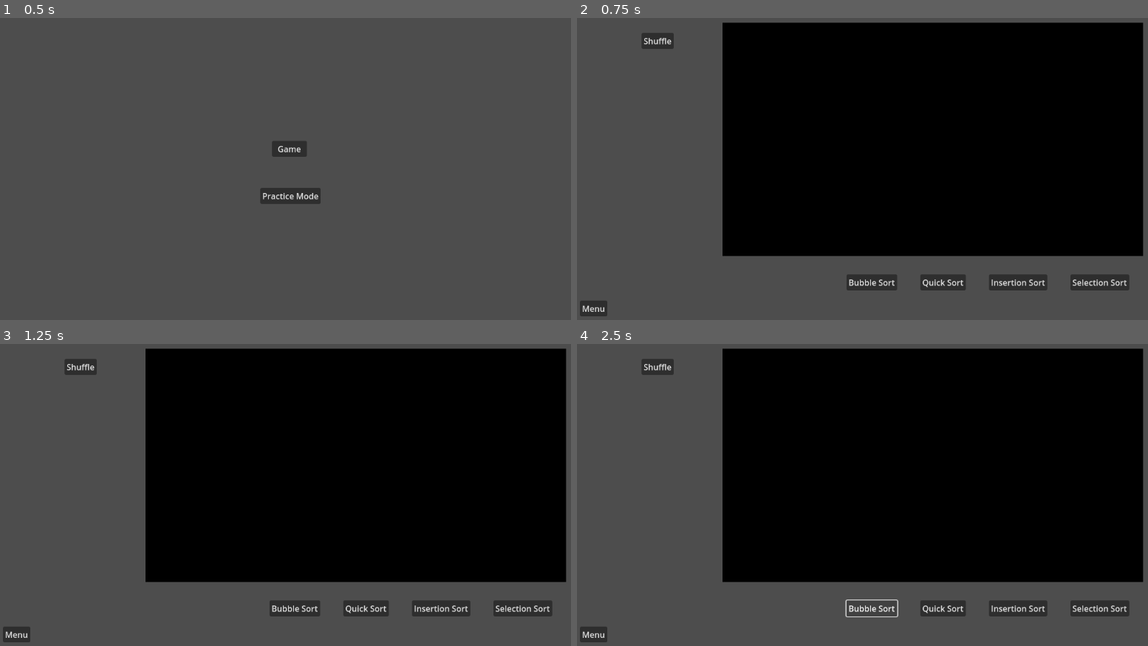
Above: before the commit, frames 1-4 (two rows, left to right).
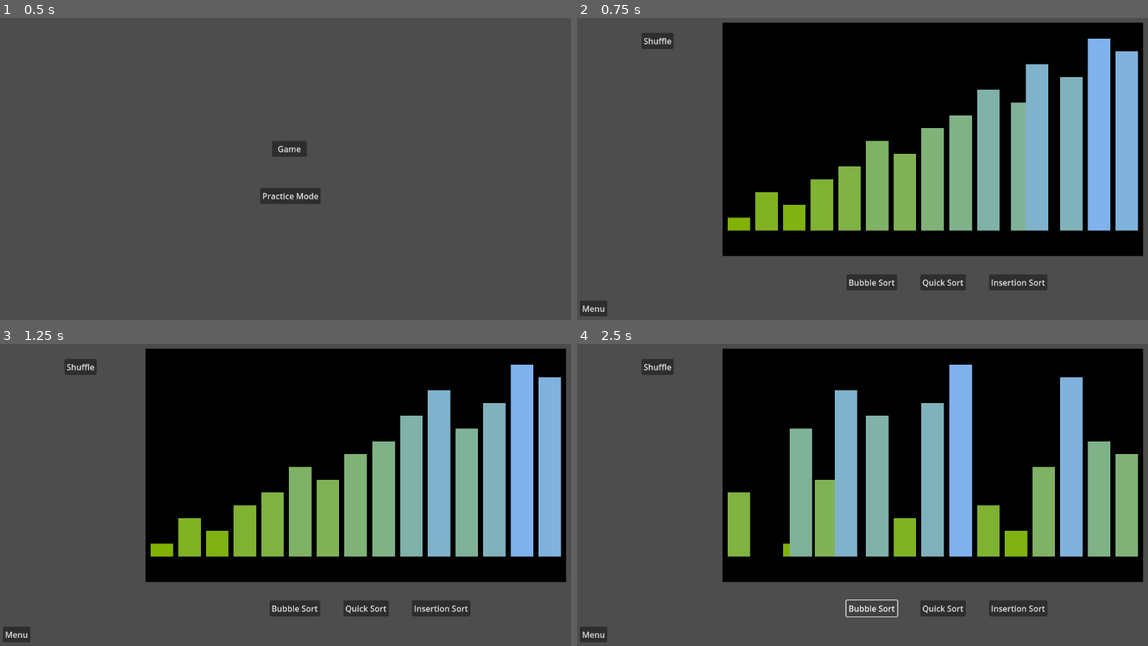
Above: after the commit, the same moments.

Repository: jematson/CS471ChappellChase
Game: Godot game, scene res://scenes/main_menu.tscn
The game is run twice, just before and just after one commit, with the same random seed, the same clock (stepped at 60 frames per second) and the same inputs.
Inputs:
- Up to frame 1 (0.5 s): no input
- Up to frame 2 (0.75 s): click "Game" at 0.5 s
- Up to frame 3 (1.25 s): no input
- Up to frame 4 (2.5 s): click "Shuffle" at 1.25 s; click "Bubble Sort" at 2 s

Frame 1 is identical in both runs. In frame 2, 20% of the frame differs, in the area x 26-99%, y 6-91%; in frame 3, 21%; in frame 4, 21%.
Error before the commit: Parse Error: Variable "executor" has the same name as a previously declared variable. (res://source/level.gd:34)

Commit message:
Fixed conflict resolution mistake and formatted

Diff:
--- a/source/level.gd
+++ b/source/level.gd
@@ -30,11 +30,6 @@
 @onready var button = $AlgorithmMenu
 
 
-
-@onready var executor = $AlgorithmExecuter
-@onready var button = $AlgorithmMenu
-
-
 func _ready():
 	button.shuffle.connect(executor.shuffle_stairs)
 	button.bubble.connect(executor.bubble_sort)
@@ -42,7 +37,6 @@
 	button.insert.connect(executor.call_insertionsort)
 	button.selection.connect(executor.call_selectionsort)
 
-
 	button.button_options(algorithm_options)
 	executor.initialize_stairs(num_stairs, stair_start)
 
